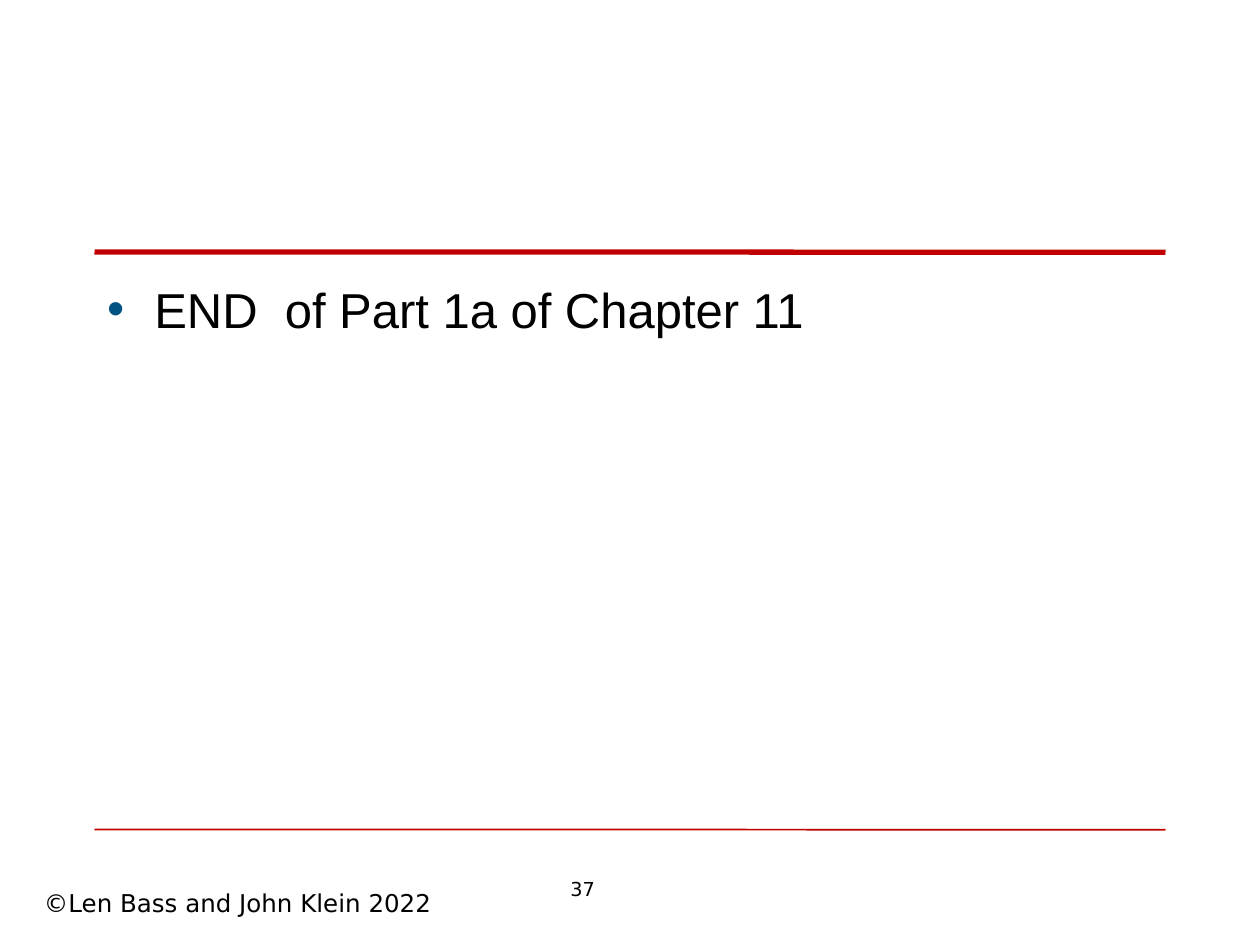
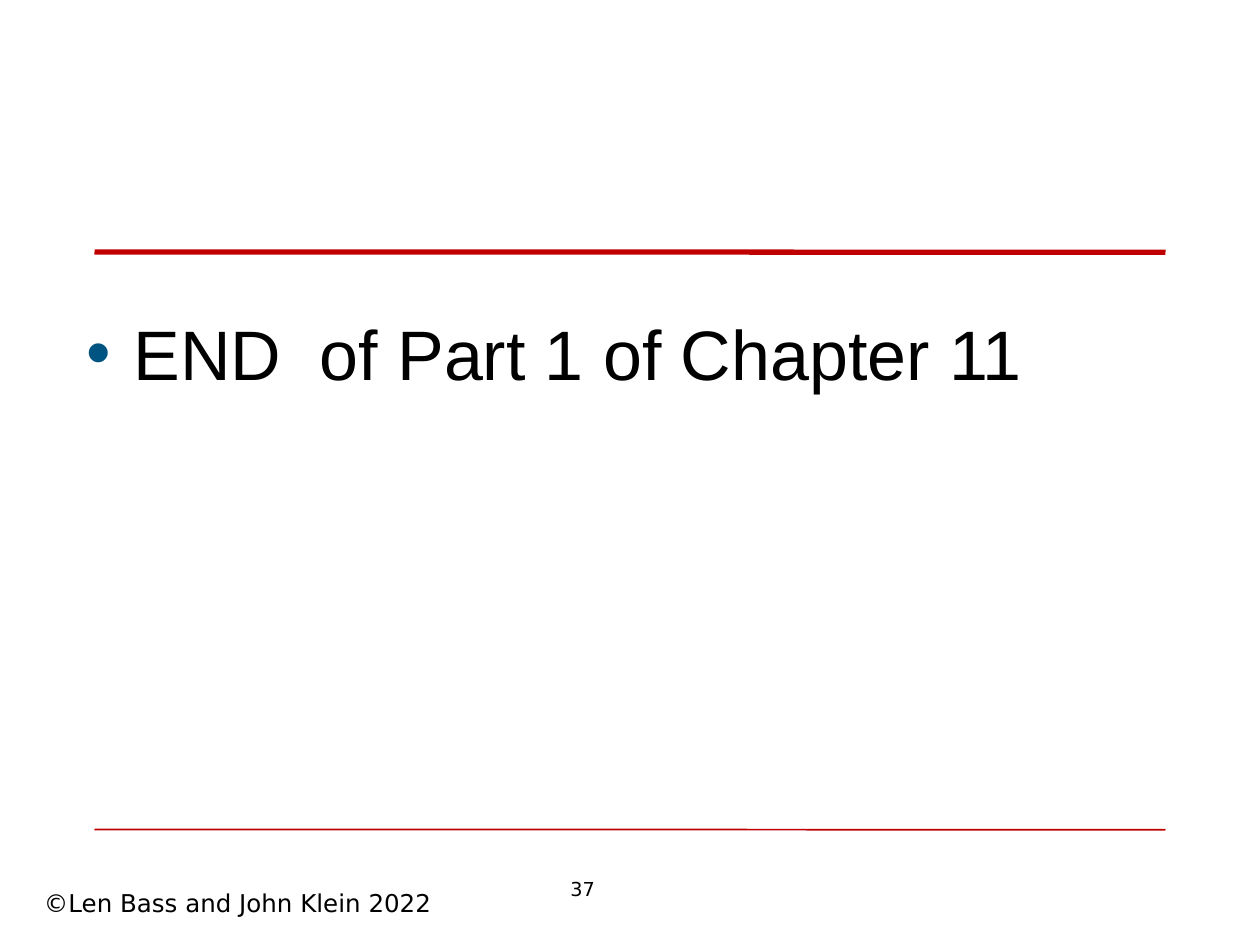
Before and after one commit to len-bass/dosebook, a slide deck: slide 37 of Chap 11--Deployment pipeline 1.pptx. Drawn at 1260x945 pixels with LibreOffice and Linux fonts; fonts in the diff are those of the drawing; background and template pictures are left out. Boxes give left, top, right and bottom in pixels: in the first picture for what was removed or moved away, otherwise in the second. Text is boxed around its words. In the diff, an @@ line names an element or a change of style, - is before the commit and + after.

```diff
--- a/Chap 11--Deployment pipeline 1.pptx
+++ b/Chap 11--Deployment pipeline 1.pptx
@@ text at <box>133,329,1022,393</box>: text changed; size 28 to 40 pt @@
-• END of Part 1a of Chapter 11
+• END of Part 1 of Chapter 11
```
Also in this commit, not shown: 3 other slides changed.
